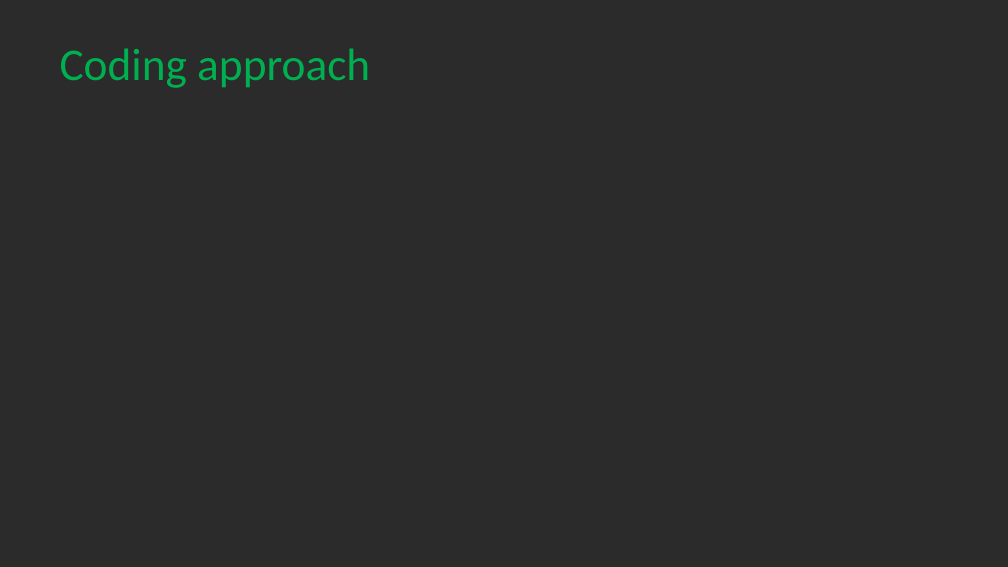
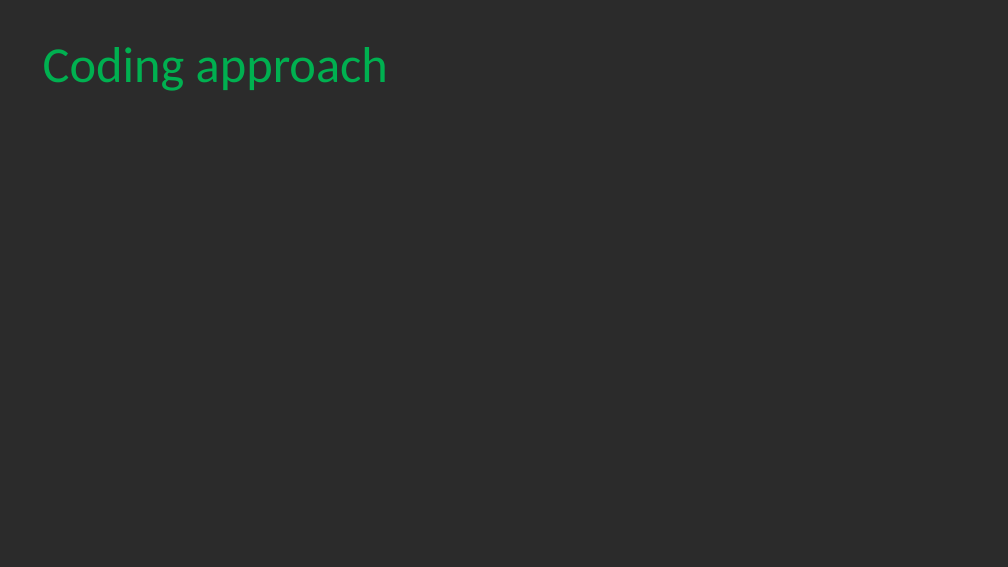
Before and after one commit to Randy0601/Soccer-Analysis, a slide deck: slide 6 of Presentation.pptx. Drawn at 1008x567 pixels with LibreOffice and Linux fonts; fonts in the diff are those of the drawing; background and template pictures are left out; a plain dark background stands for a picture behind light text. Boxes give left, top, right and bottom in pixels: in the first picture for what was removed or moved away, otherwise in the second. Text is boxed around its words. In the diff, an @@ line names an element or a change of style, - is before the commit and + after.

```diff
--- a/Presentation.pptx
+++ b/Presentation.pptx
@@ title "Coding approach": place and size @@
-title "Coding approach" at <box>60,48,370,88</box>
+title "Coding approach" at <box>43,47,388,91</box>
@@ title "Coding approach" at <box>43,47,388,91</box>: size 32.4 to 36 pt @@
```
Also in this commit, not shown: 6 other slides changed.
